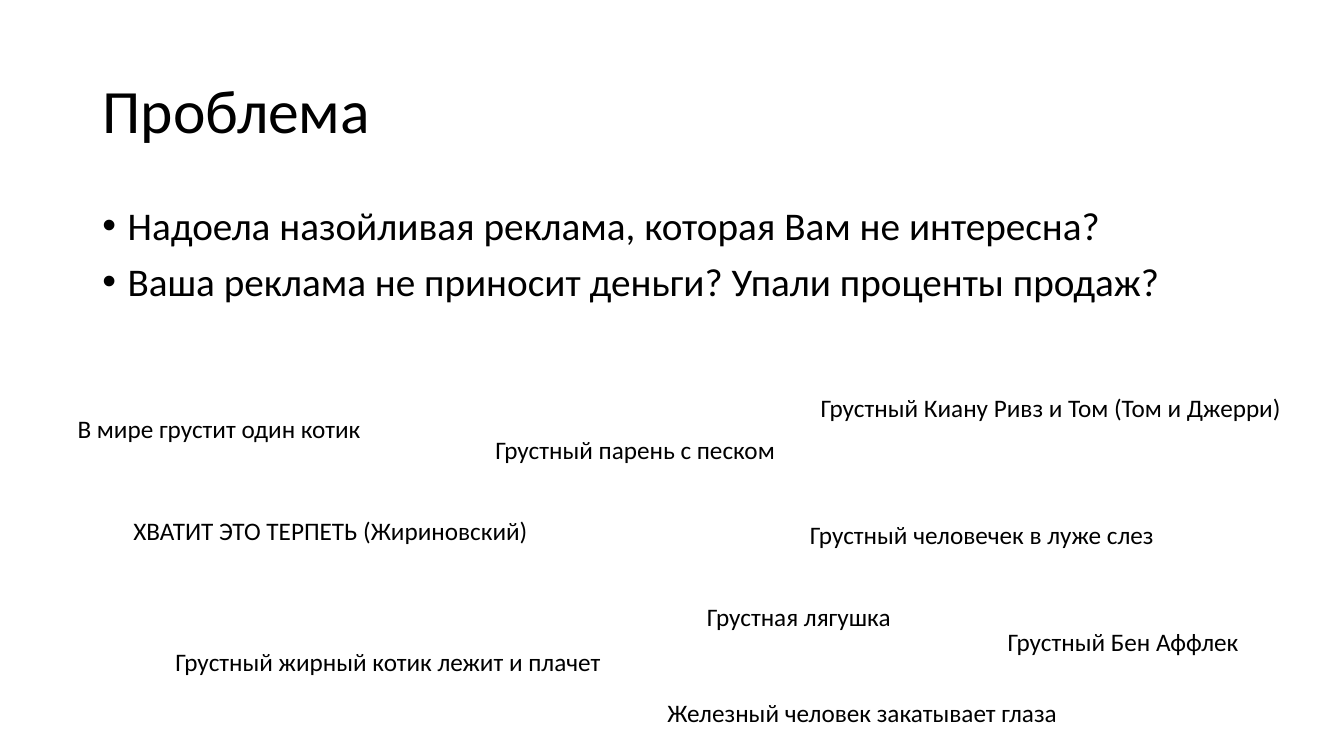
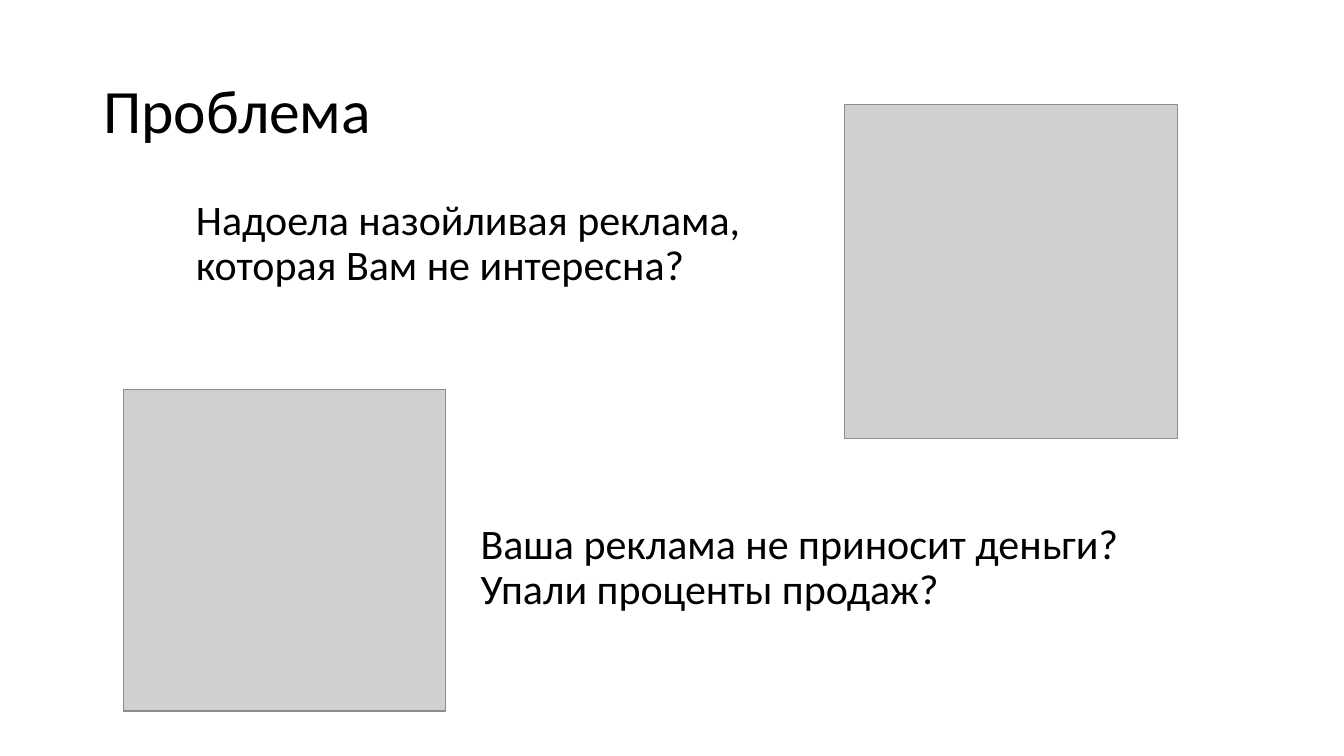
Before and after one commit to vadikko2/Hack_university, a slide deck: slide 2 of Hack_present.pptx. Drawn at 1344x756 pixels with LibreOffice and Linux fonts; fonts in the diff are those of the drawing; grey boxes stand for pictures. Boxes give left, top, right and bottom in pixels: in the first picture for what was removed or moved away, otherwise in the second. Text is boxed around its words. In the diff, an @@ line names an element or a change of style, - is before the commit and + after.

```diff
--- a/Hack_present.pptx
+++ b/Hack_present.pptx
@@ picture added at [845, 105, 1179, 439] @@
@@ text "Надоела назойливая реклама, которая Вам ...": place and size @@
-text "Надоела назойливая реклама, которая Вам ..." at [128, 213, 1159, 303]
+text "Надоела назойливая реклама, которая Вам ..." at [196, 206, 740, 287]
@@ text "Надоела назойливая реклама, которая Вам ..." at [196, 206, 740, 287]: size 28 to 30 pt; bullet • to none @@
@@ text at [128, 269, 1159, 303]: paragraph removed @@
-• Ваша реклама не приносит деньги? Упали проценты продаж?
@@ picture added at [124, 390, 446, 712] @@
@@ text removed at [821, 398, 1281, 421] @@
-Грустный Киану Ривз и Том (Том и Джерри)
@@ text removed at [78, 421, 360, 442] @@
-В мире грустит один котик
@@ text removed at [495, 442, 775, 463] @@
-Грустный парень с песком
@@ text removed at [133, 521, 527, 544] @@
-ХВАТИТ ЭТО ТЕРПЕТЬ (Жириновский)
@@ text added at [481, 530, 1118, 611], 30 pt, text #000000 @@
+Ваша реклама не приносит деньги?
+Упали проценты продаж?
@@ text removed at [810, 527, 1154, 548] @@
-Грустный человечек в луже слез
@@ text removed at [707, 609, 891, 630] @@
-Грустная лягушка
@@ text removed at [175, 654, 600, 675] @@
-Грустный жирный котик лежит и плачет
@@ text removed at [1008, 634, 1238, 655] @@
-Грустный Бен Аффлек
@@ text removed at [667, 705, 1056, 722] @@
-Железный человек закатывает глаза
```
Also in this commit, not shown: 4 other slides changed, 1 slide added, 3 slides removed, 2 other files.
